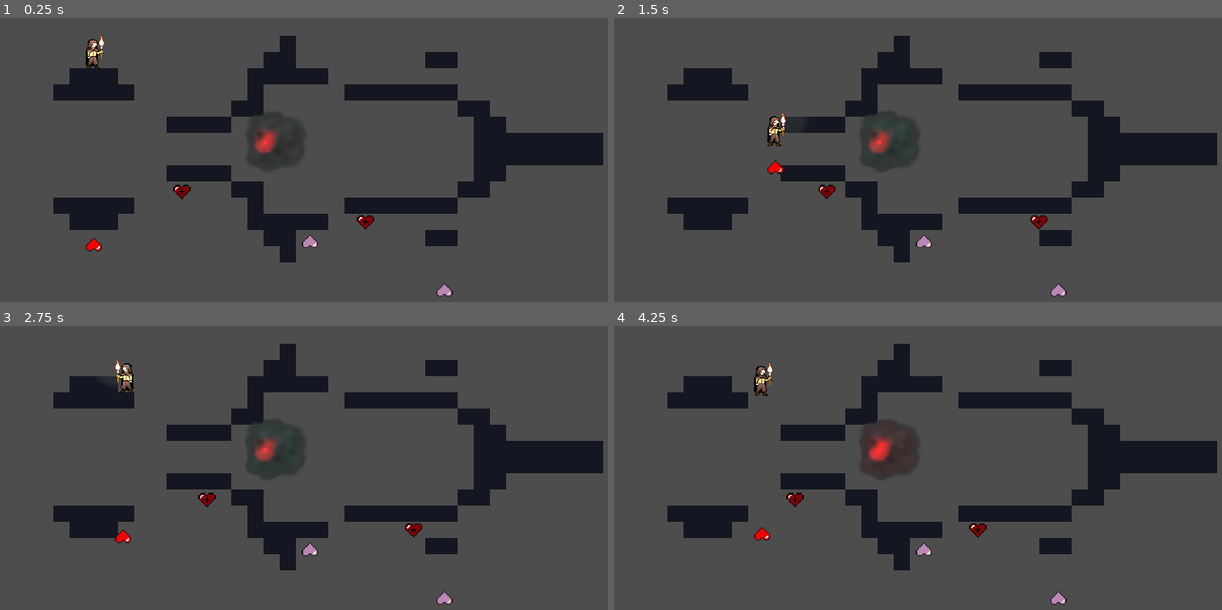
Above: before the commit, frames 1-4 (two rows, left to right).
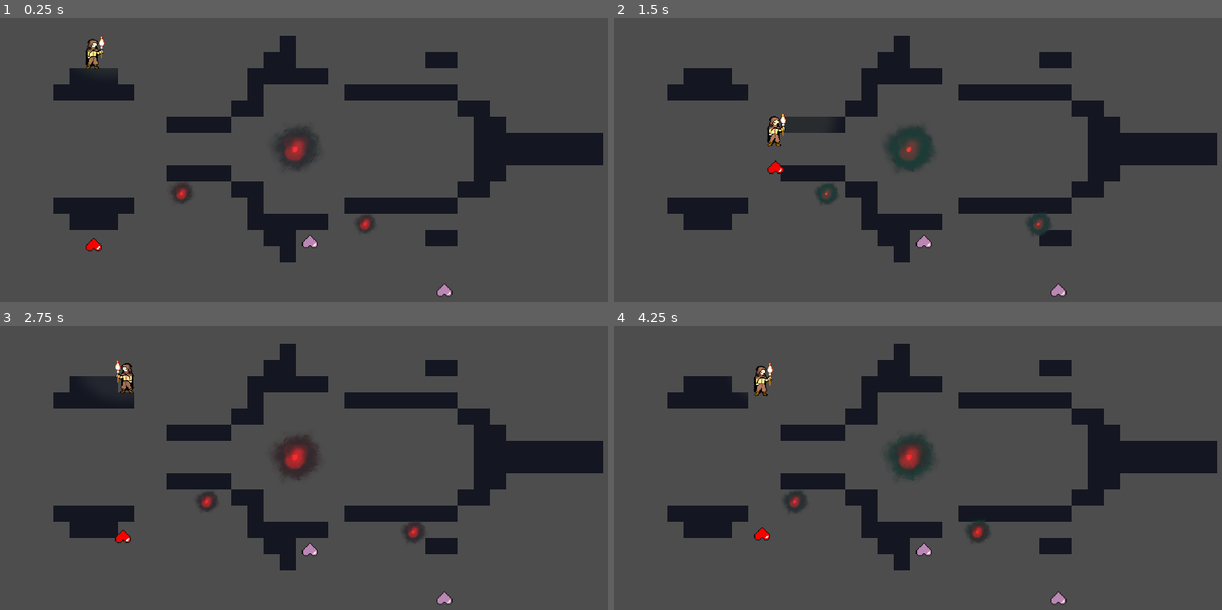
Above: after the commit, the same moments.

Repository: ApatheticWill/GWJ-75
Game: Godot game, scene res://Scenes/Root/Stage1_mirror_world.tscn
Two runs of this game, one before a commit and one after it. Both use one fixed random seed, a clock stepped at 60 frames per second and the inputs below. This scene is started directly instead of the project's main scene.
Inputs:
- Up to frame 1 (0.25 s): no input
- Up to frame 2 (1.5 s): tap Enter at 0.5 s; hold E (interact) 0.53-1.28 s; hold D (move_right) from 0.53 s (still down); tap Space (jump) at 0.77 s; tap E (interact) at 1.35 s
- Up to frame 3 (2.75 s): tap Space (jump) at 1.52 s; release D (move_right) at 2.03 s; hold A (move_left) from 2.03 s (still down); hold E (interact) from 2.03 s (still down)
- Up to frame 4 (4.25 s): release A (move_left) at 2.78 s; release E (interact) at 2.78 s; hold D (move_right) from 2.78 s (still down); tap E (interact) at 2.85 s; tap Space (jump) at 3.02, 3.77 s; hold E (interact) from 3.53 s (still down)

The runs differ from the first frame. In frame 1, 1.1% of the frame differs, in the area x 14-62%, y 6-76%; in frame 2, 1.6%; in frame 3, 1.7%; in frame 4, 1.8%, in the area x 23-62%, y 12-77%.

Commit message:
small update
Added particles, replaced other world

Diff:
--- /dev/null
+++ b/ParticleStuff/Firexperiment.tres
@@ -0,0 +1,27 @@
+[gd_resource type="ParticleProcessMaterial" load_steps=5 format=3 uid="uid://5peesfe0u0df"]
+
+[sub_resource type="Curve" id="1"]
+min_value = -360.0
+max_value = 360.0
+_data = [Vector2(0, 1), 0.0, 0.0, 0, 0, Vector2(1, 85.0781), 0.0, 0.0, 0, 0]
+point_count = 2
+
+[sub_resource type="CurveTexture" id="2"]
+curve = SubResource("1")
+
+[sub_resource type="Curve" id="3"]
+_data = [Vector2(0, 1), 0.0, 0.0, 0, 0, Vector2(1, 0), 0.0, 0.0, 0, 0]
+point_count = 2
+
+[sub_resource type="CurveTexture" id="4"]
+curve = SubResource("3")
+
+[resource]
+lifetime_randomness = 0.05
+direction = Vector3(1, -500, 0)
+angular_velocity_curve = SubResource("2")
+gravity = Vector3(0, -10, 0)
+scale_min = 0.0
+scale_max = 0.0
+scale_curve = SubResource("4")
+color = Color(0.859375, 0.180278, 0.0469971, 1)
--- /dev/null
+++ b/ParticleStuff/firetest.tscn
@@ -0,0 +1,32 @@
+[gd_scene load_steps=4 format=3 uid="uid://b74fmuaee4j0p"]
+
+[ext_resource type="Texture2D" uid="uid://ctjwc416ol0fv" path="res://ParticleStuff/xperiment.png" id="1_k0q2p"]
+[ext_resource type="Texture2D" uid="uid://df6idn00p3y13" path="res://ParticleStuff/light2.png" id="2_sacbu"]
+[ext_resource type="Script" path="res://ParticleStuff/torcheflckr.gd" id="3_6ooxq"]
+
+[node name="GPUParticles2D" type="CPUParticles2D"]
+texture_filter = 2
+texture_repeat = 3
+amount = 4
+lifetime = 0.6
+explosiveness = 0.26
+randomness = 0.4
+local_coords = true
+draw_order = 1
+texture = ExtResource("1_k0q2p")
+emission_shape = 1
+emission_sphere_radius = 1.7
+direction = Vector2(0, 0)
+spread = 0.0
+gravity = Vector2(-3, -8)
+
+[node name="PointLight2D" type="PointLight2D" parent="."]
+position = Vector2(20.0625, -1)
+scale = Vector2(0.868279, 0.674419)
+color = Color(0.952941, 0.756863, 0.34902, 1)
+energy = 1.7
+shadow_enabled = true
+shadow_color = Color(0.180392, 0.180392, 0.180392, 0.92549)
+texture = ExtResource("2_sacbu")
+texture_scale = 1.7
+script = ExtResource("3_6ooxq")
--- /dev/null
+++ b/ParticleStuff/point.tscn
@@ -0,0 +1,28 @@
+[gd_scene load_steps=4 format=3 uid="uid://bsyjs4di2dxe3"]
+
+[ext_resource type="Texture2D" uid="uid://c1h4gmu18o8rh" path="res://ParticleStuff/smoke/image603.png" id="1_vt3na"]
+[ext_resource type="Texture2D" uid="uid://df6idn00p3y13" path="res://ParticleStuff/light2.png" id="2_t6s08"]
+
+[sub_resource type="ParticleProcessMaterial" id="ParticleProcessMaterial_dgy6q"]
+particle_flag_disable_z = true
+emission_shape = 2
+emission_sphere_radius = 1.0
+gravity = Vector3(1, -7, 0)
+scale_min = 0.17
+scale_max = 0.2
+turbulence_enabled = true
+
+[node name="Point" type="GPUParticles2D"]
+amount = 7
+amount_ratio = 0.8
+process_material = SubResource("ParticleProcessMaterial_dgy6q")
+texture = ExtResource("1_vt3na")
+local_coords = true
+
+[node name="PointLight2D" type="PointLight2D" parent="."]
+color = Color(0.698039, 1, 1, 0.843137)
+energy = 3.0
+shadow_enabled = true
+shadow_color = Color(0.254902, 0.254902, 0.254902, 0.729412)
+texture = ExtResource("2_t6s08")
+texture_scale = 0.3
--- a/ParticleStuff/sindemon/sinsemontest.tscn
+++ b/ParticleStuff/sindemon/sinsemontest.tscn
@@ -1,16 +1,22 @@
-[gd_scene load_steps=2 format=3 uid="uid://cbks3kqon3g34"]
+[gd_scene load_steps=3 format=3 uid="uid://cbks3kqon3g34"]
 
-[ext_resource type="Texture2D" uid="uid://bj0dj6ip207ym" path="res://ParticleStuff/sindemon/horror_2.png" id="1_rxatg"]
+[ext_resource type="Texture2D" uid="uid://djy171gx46dwm" path="res://ParticleStuff/sindemon/image328.png" id="1_r8bmg"]
 
-[node name="Node2D" type="Node2D"]
+[sub_resource type="ParticleProcessMaterial" id="ParticleProcessMaterial_dda3q"]
+particle_flag_disable_z = true
+gravity = Vector3(0, -80, 0)
+scale_min = 0.5
+scale_max = 0.6
+turbulence_enabled = true
+turbulence_noise_strength = 3.32
 
-[node name="CPUParticles2D" type="CPUParticles2D" parent="."]
-amount = 3
-lifetime = 0.17
-explosiveness = 0.17
+[node name="CPUParticles2D" type="GPUParticles2D"]
+scale = Vector2(0.3, 0.3)
+amount = 4
+process_material = SubResource("ParticleProcessMaterial_dda3q")
+texture = ExtResource("1_r8bmg")
+lifetime = 0.2
+preprocess = 2.0
+speed_scale = 0.2
+explosiveness = 0.2
 randomness = 0.13
-texture = ExtResource("1_rxatg")
-emission_shape = 3
-emission_rect_extents = Vector2(1, 1)
-direction = Vector2(10, 5)
-spread = 75.91
--- a/ParticleStuff/smoke/smoketest.tscn
+++ b/ParticleStuff/smoke/smoketest.tscn
@@ -1,47 +1,67 @@
-[gd_scene load_steps=4 format=3 uid="uid://bmjs22e00pahi"]
+[gd_scene load_steps=8 format=3 uid="uid://bmjs22e00pahi"]
 
-[ext_resource type="Texture2D" uid="uid://wbcevsfff3np" path="res://ParticleStuff/smoke/smoke_particle.png" id="1_5lyov"]
-[ext_resource type="Texture2D" uid="uid://ciyxg4q1a1ll7" path="res://ParticleStuff/smoke/fire_particle.png" id="2_f2t8t"]
+[ext_resource type="Texture2D" uid="uid://cxi0pwcsqnp6y" path="res://ParticleStuff/image514.png" id="1_6x45f"]
+[ext_resource type="Texture2D" uid="uid://cehpq07xgchfk" path="res://ParticleStuff/fire_particle.png" id="2_7xj0d"]
 
-[sub_resource type="Curve" id="Curve_r4nkx"]
+[sub_resource type="Curve" id="Curve_ygkyo"]
+max_value = 100.0
+_data = [Vector2(0.0866667, 24.1758), 0.0, 0.0, 0, 0, Vector2(0.926667, 53.8462), 0.0, 0.0, 0, 0]
+point_count = 2
+
+[sub_resource type="CurveTexture" id="CurveTexture_15o0d"]
+curve = SubResource("Curve_ygkyo")
+
+[sub_resource type="Curve" id="Curve_0qdya"]
 min_value = -1.0
-_data = [Vector2(0.0393258, 0.0109891), 0.0, 0.0, 0, 0, Vector2(0.516854, 0.0989012), 0.0, 0.0, 0, 0, Vector2(1, -0.186813), 0.0, 0.0, 0, 0]
-point_count = 3
+_data = [Vector2(0.0666667, -0.230769), 0.0, 0.0, 0, 0, Vector2(0.426667, 0.318681), 0.0, 0.0, 0, 0, Vector2(0.693333, -0.208791), 0.0, 0.0, 0, 0, Vector2(0.806667, 0.120879), 0.0, 0.0, 0, 0, Vector2(1, -0.274725), 0.0, 0.0, 0, 0]
+point_count = 5
 
-[node name="Node" type="Node"]
+[sub_resource type="CurveTexture" id="CurveTexture_opwdt"]
+curve = SubResource("Curve_0qdya")
 
-[node name="CPUParticles2D" type="CPUParticles2D" parent="."]
-position = Vector2(-18, -9)
-amount = 16
-lifetime = 0.13
-speed_scale = 0.3
-texture = ExtResource("1_5lyov")
+[sub_resource type="ParticleProcessMaterial" id="ParticleProcessMaterial_ml640"]
+lifetime_randomness = 0.12
+particle_flag_disable_z = true
 emission_shape = 1
-emission_sphere_radius = 1.0
-direction = Vector2(1, -3)
-spread = 88.0
-gravity = Vector2(-80, 25)
-color = Color(0.29219, 0.29219, 0.29219, 1)
-hue_variation_min = -0.2
-hue_variation_max = -0.2
-hue_variation_curve = SubResource("Curve_r4nkx")
-metadata/_edit_group_ = true
+emission_sphere_radius = 3.5
+spread = 180.0
+flatness = 0.44
+gravity = Vector3(0, 0, 0)
+radial_accel_min = -24.73
+radial_accel_max = -24.73
+damping_curve = SubResource("CurveTexture_15o0d")
+scale_min = 0.4
+scale_max = 0.6
+color = Color(0.621524, 0.621524, 0.621524, 1)
+hue_variation_min = -0.36
+hue_variation_max = -0.04
+hue_variation_curve = SubResource("CurveTexture_opwdt")
 
-[node name="LightmapGI" type="PointLight2D" parent="CPUParticles2D"]
-position = Vector2(-12, 0)
+[node name="CPUParticles2D" type="GPUParticles2D"]
+amount = 6
+process_material = SubResource("ParticleProcessMaterial_ml640")
+texture = ExtResource("1_6x45f")
+lifetime = 0.6
+speed_scale = 0.71
+explosiveness = 0.35
+randomness = 0.44
+local_coords = true
+
+[node name="LightmapGI" type="PointLight2D" parent="."]
+position = Vector2(-0.360001, -1.36)
 color = Color(0.821948, 0, 0, 1)
 energy = 3.5
 range_z_min = -200
 range_z_max = 200
-texture = ExtResource("2_f2t8t")
+texture = ExtResource("2_7xj0d")
 texture_scale = 0.52
 
-[node name="LightmapGI2" type="PointLight2D" parent="CPUParticles2D"]
-position = Vector2(-12, 2)
-scale = Vector2(0.159856, 0.159856)
+[node name="LightmapGI2" type="PointLight2D" parent="."]
+position = Vector2(-1, 0)
+scale = Vector2(0.22, 0.22)
 color = Color(0.821948, 0, 0, 1)
-energy = 9.12
+energy = 9.5
 range_z_min = -200
 range_z_max = 200
-texture = ExtResource("2_f2t8t")
+texture = ExtResource("2_7xj0d")
 texture_scale = 0.52
--- /dev/null
+++ b/ParticleStuff/torcheflckr.gd
@@ -0,0 +1,17 @@
+extends Light2D
+
+@export var min_intensity: float = 0.8
+@export var max_intensity: float = 1.2
+@export var min_flicker_speed: float = 0.08
+@export var max_flicker_speed: float = 0.17
+
+
+var flicker_timer: float = 0.0
+
+func _process(delta: float) -> void:
+	flicker_timer -= delta
+	if flicker_timer <= 0.0:
+		energy = randf_range(min_intensity, max_intensity)
+		color = Color(1.0, randf_range(0.8, 1.0), randf_range(0.4, 0.6), 1.0)
+
+		flicker_timer = randf_range(min_flicker_speed, max_flicker_speed)
--- a/Scenes/Environment/enemy.tscn
+++ b/Scenes/Environment/enemy.tscn
@@ -1,7 +1,8 @@
-[gd_scene load_steps=4 format=3 uid="uid://cdp0evjujptj2"]
+[gd_scene load_steps=5 format=3 uid="uid://cdp0evjujptj2"]
 
 [ext_resource type="Script" path="res://Scripts/Environment/enemy.gd" id="1_fc2n4"]
 [ext_resource type="Texture2D" uid="uid://dgcuwotsu7u55" path="res://Assets/sprites/enemy.png" id="1_v7h1r"]
+[ext_resource type="PackedScene" uid="uid://bmjs22e00pahi" path="res://ParticleStuff/smoke/smoketest.tscn" id="3_6hlav"]
 
 [sub_resource type="RectangleShape2D" id="RectangleShape2D_di42f"]
 size = Vector2(16, 13)
@@ -16,4 +17,8 @@
 shape = SubResource("RectangleShape2D_di42f")
 
 [node name="Sprite2D" type="Sprite2D" parent="."]
+visible = false
 texture = ExtResource("1_v7h1r")
+
+[node name="CPUParticles2D" parent="." instance=ExtResource("3_6hlav")]
+scale = Vector2(0.5, 0.5)
Binary file added: ParticleStuff/fire_particle.png
Not shown, added: ParticleStuff/fire_particle.png.import
Binary file added: ParticleStuff/image328.png
Not shown, added: ParticleStuff/image328.png.import
Binary file added: ParticleStuff/image392.png
Not shown, added: ParticleStuff/image392.png.import
Binary file added: ParticleStuff/image514.png
Not shown, added: ParticleStuff/image514.png.import
Binary file added: ParticleStuff/light2.png
Not shown, added: ParticleStuff/light2.png.import
Binary file added: ParticleStuff/sindemon/image328.png
Not shown, added: ParticleStuff/sindemon/image328.png.import
(and 4 more such lines)
